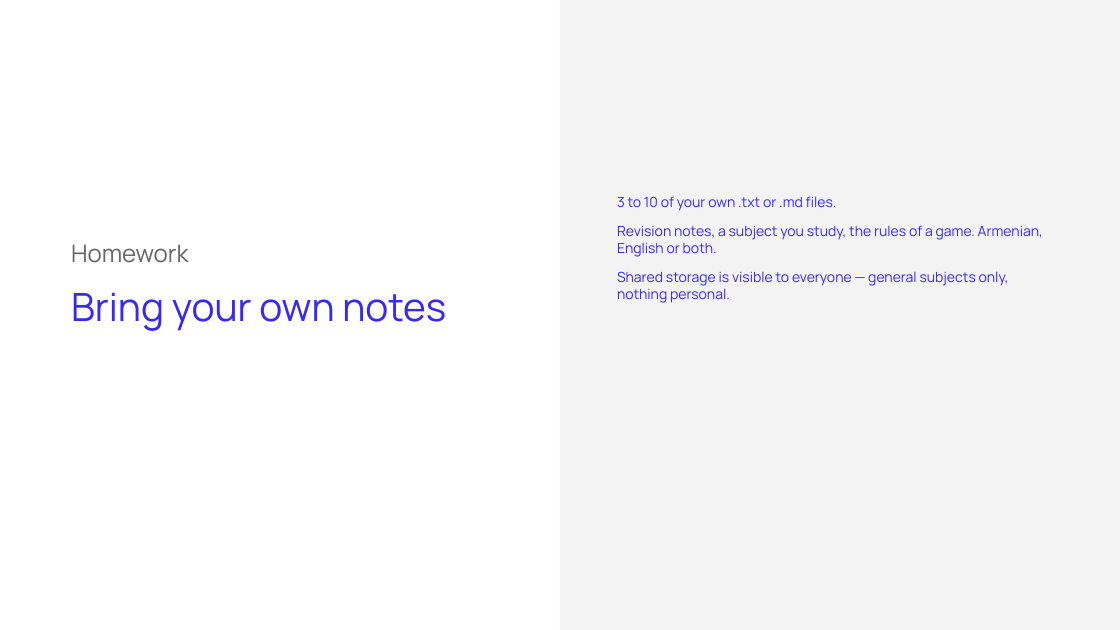
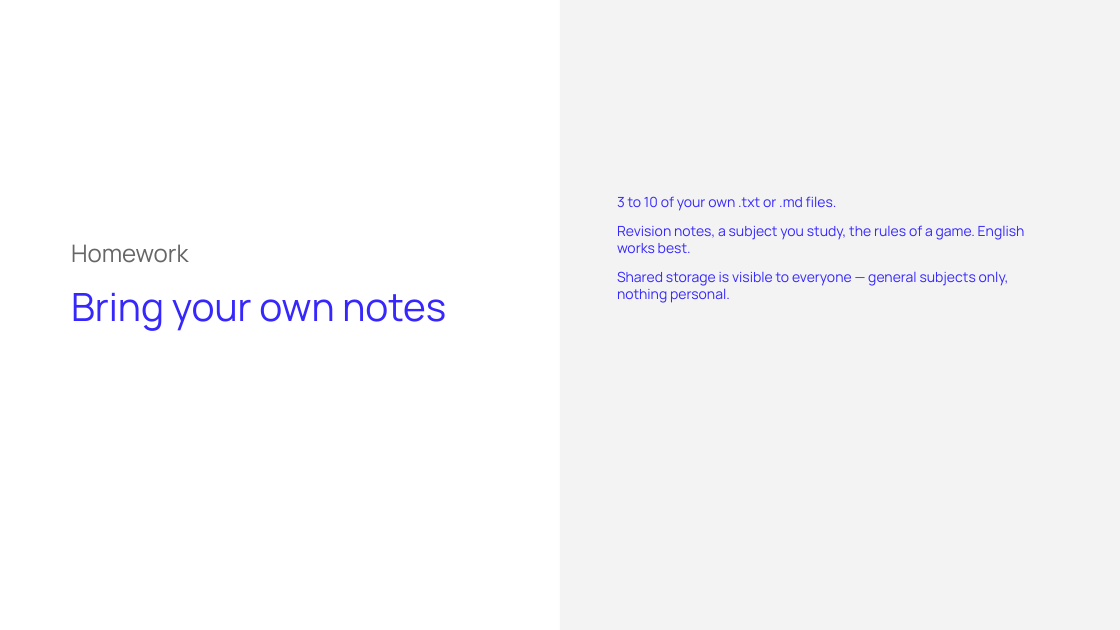
Before and after one commit to ArtyoMKo/tumo_month_workshop, a slide deck: slide 10 of slides/Lesson 1 - Setup and Your First AI Call.pptx. Drawn at 1120x630 pixels with LibreOffice and Linux fonts; fonts in the diff are those of the drawing. Boxes give left, top, right and bottom in pixels: in the first picture for what was removed or moved away, otherwise in the second. Text is boxed around its words. In the diff, an @@ line names an element or a change of style, - is before the commit and + after.

```diff
--- a/slides/Lesson 1 - Setup and Your First AI Call.pptx
+++ b/slides/Lesson 1 - Setup and Your First AI Call.pptx
@@ text at bbox=[617, 225, 1025, 253]: text changed @@
-Revision notes, a subject you study, the rules of a game. Armenian, English or both.
+Revision notes, a subject you study, the rules of a game. English works best.
```
Also in this commit, not shown: 1 other slide changed, 35 other files.
